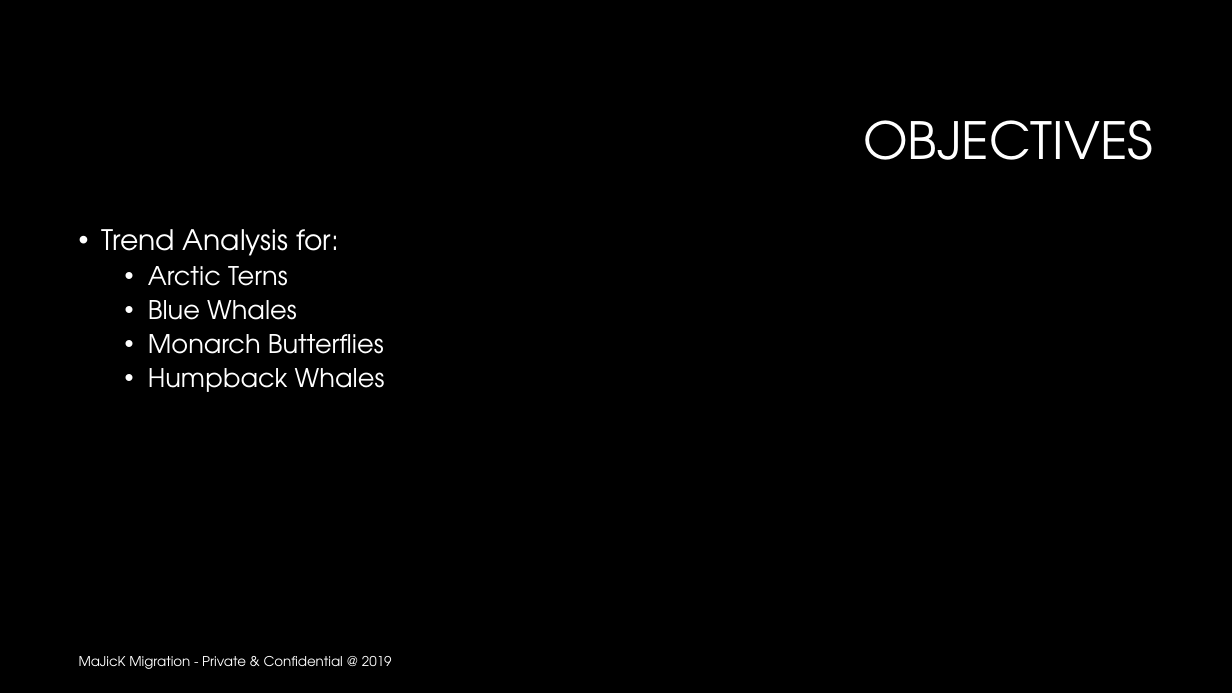
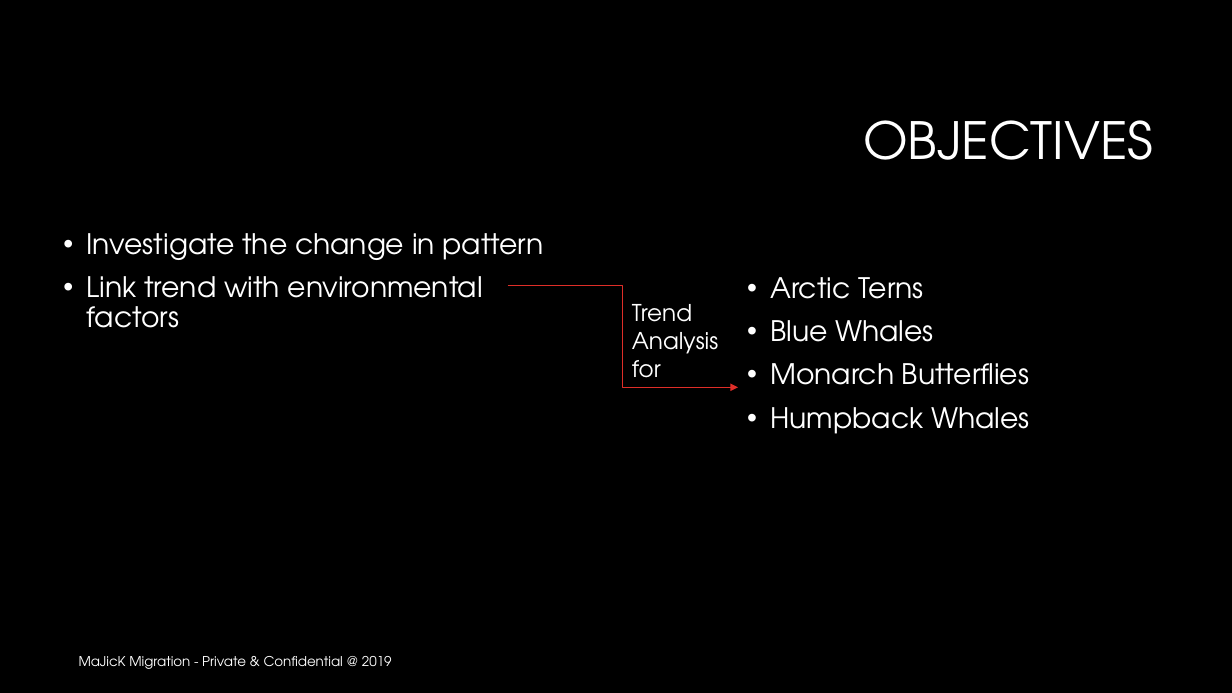
Before and after one commit to trivial-vector/Majick-Migration, a slide deck: slide 2 of Analysis/MaJicK Migration.pptx. Drawn at 1232x693 pixels with LibreOffice and Linux fonts; fonts in the diff are those of the drawing; background and template pictures are left out. Boxes give left, top, right and bottom in pixels: in the first picture for what was removed or moved away, otherwise in the second. Text is boxed around its words. In the diff, an @@ line names an element or a change of style, - is before the commit and + after.

```diff
--- a/Analysis/MaJicK Migration.pptx
+++ b/Analysis/MaJicK Migration.pptx
@@ text added at bbox=[87, 233, 544, 328], 22 pt, text #FFFFFF @@
+• Investigate the change in pattern
+• Link trend with environmental factors
@@ text at bbox=[102, 229, 339, 256]: paragraph removed @@
-• Trend Analysis for:
@@ text "Arctic Terns": place and size @@
-text "Arctic Terns" at bbox=[102, 229, 385, 392]
+text "Arctic Terns" at bbox=[770, 277, 1029, 434]
@@ text "Arctic Terns" at bbox=[770, 277, 1029, 434]: size 20 to 22 pt; list level 2 to 1 in "Arctic Terns"; list level 2 to 1 in "Blue Whales"; list level 2 to 1 in "Monarch Butterflies"; list level 2 to 1 in "Humpback Whales" @@
@@ elbow arrow added from (507, 286) to (738, 387), #DF2E28 0.75 pt @@
@@ text added at bbox=[632, 304, 718, 388], 18 pt, text #FFFFFF @@
+Trend Analysis for
```
Also in this commit, not shown: 10 other slides changed, 1 other file.
